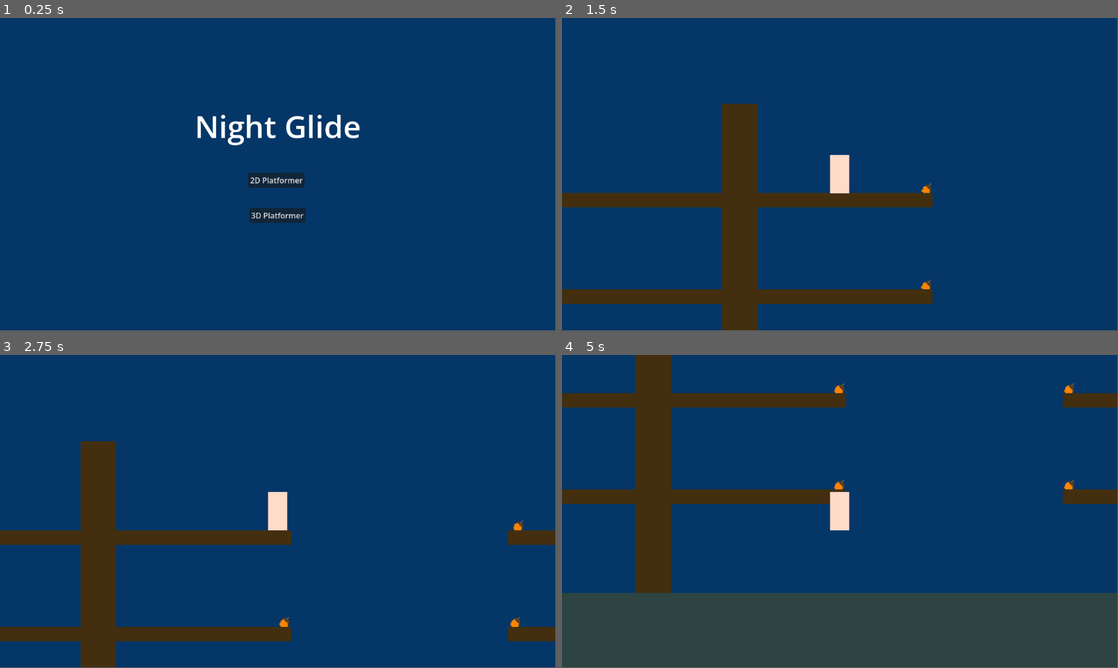
Above: before the commit, frames 1-4 (two rows, left to right).
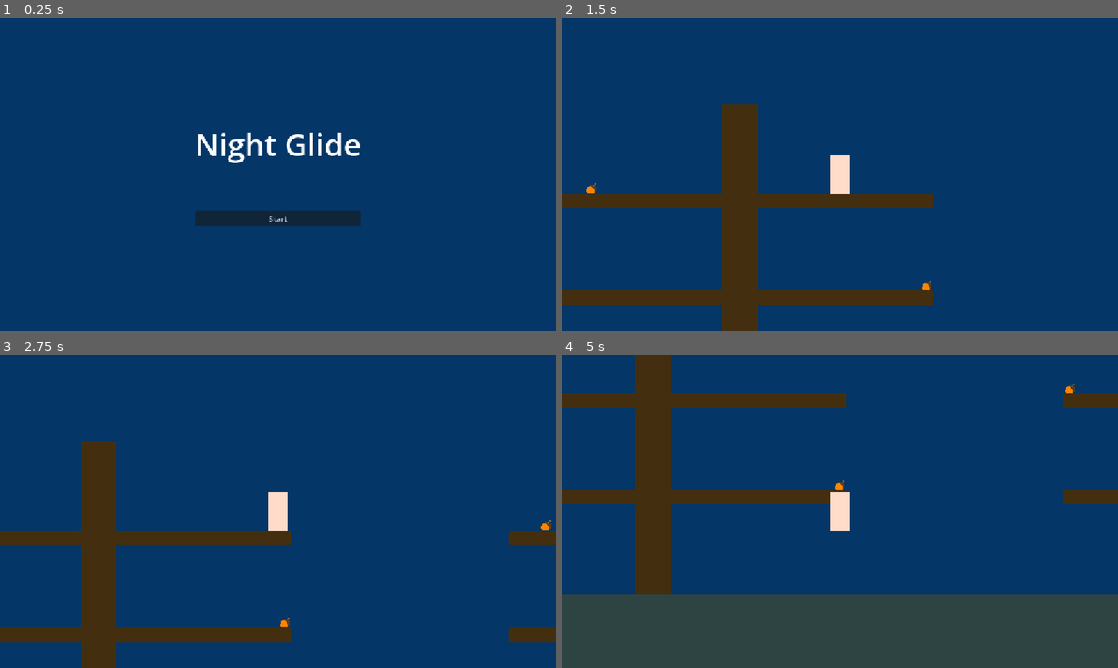
Above: after the commit, the same moments.

Repository: josephclaymiller/NightGlide
Game: Godot game, scene res://start_screen.tscn
Same seed, same stepped clock (60 frames per second), same inputs: the game is played once before the commit and once after it.
Inputs:
- Up to frame 1 (0.25 s): no input
- Up to frame 2 (1.5 s): click "2D Platformer" (after the commit: "Start") at 0.5 s; tap Enter (ui_accept) at 1.25 s; hold Right (ui_right) from 1.28 s (still down)
- Up to frame 3 (2.75 s): tap Space (jump) at 1.52, 2.27 s; release Right (ui_right) at 2.03 s; hold Down (ui_down) from 2.03 s (still down)
- Up to frame 4 (5 s): release Down (ui_down) at 2.78 s; hold Right (ui_right) 2.78-3.53 s; hold Up (ui_up) 3.53-4.28 s; tap Space (jump) at 3.77, 4.52 s; hold Left (ui_left) from 4.28 s (still down)
In our replay, the window is 799x449 before the commit and 800x450 after it. These sizes can differ from the game's own. Grey fills any space a smaller window leaves; there, only what the larger window draws over its background counts as a difference.

The runs differ from the first frame. In frame 1, 3.4% of the frame differs, in the area x 35-65%, y 30-67%; in frame 2, 1.0%; in frame 3, 0.7%; in frame 4, 1.0%.

Commit message:
full screen

Diff:
--- a/night-glide/2D_Platformer/Scenes/game_over_screen.tscn
+++ b/night-glide/2D_Platformer/Scenes/game_over_screen.tscn
@@ -8,34 +8,50 @@
 [node name="GameOverScreen" type="CanvasLayer" unique_id=2040107105]
 script = ExtResource("1_86qd0")
 
-[node name="Panel" type="Panel" parent="." unique_id=340478134]
-offset_right = 1150.0
-offset_bottom = 650.0
+[node name="Control" type="Control" parent="." unique_id=928901132]
+layout_mode = 3
+anchors_preset = 8
+anchor_left = 0.5
+anchor_top = 0.5
+anchor_right = 0.5
+anchor_bottom = 0.5
+offset_left = -20.0
+offset_top = -20.0
+offset_right = 20.0
+offset_bottom = 20.0
+grow_horizontal = 2
+grow_vertical = 2
 
-[node name="Label" type="Label" parent="Panel" unique_id=195184163]
-layout_mode = 0
-offset_left = 424.0
-offset_top = 206.0
-offset_right = 684.0
-offset_bottom = 273.0
+[node name="CenterContainer" type="CenterContainer" parent="Control" unique_id=137739318]
+layout_mode = 1
+anchors_preset = 8
+anchor_left = 0.5
+anchor_top = 0.5
+anchor_right = 0.5
+anchor_bottom = 0.5
+offset_left = -130.0
+offset_top = -68.5
+offset_right = 130.0
+offset_bottom = 68.5
+grow_horizontal = 2
+grow_vertical = 2
+
+[node name="VBoxContainer" type="VBoxContainer" parent="Control/CenterContainer" unique_id=189797714]
+layout_mode = 2
+alignment = 1
+
+[node name="Label" type="Label" parent="Control/CenterContainer/VBoxContainer" unique_id=195184163]
+layout_mode = 2
 text = "Game Over"
 label_settings = SubResource("LabelSettings_8ibnt")
 
-[node name="RestartButton" type="Button" parent="Panel" unique_id=1974647577]
-layout_mode = 0
-offset_left = 466.0
-offset_top = 288.0
-offset_right = 644.0
-offset_bottom = 319.0
-text = "Restart 2D Platformer"
+[node name="RestartButton" type="Button" parent="Control/CenterContainer/VBoxContainer" unique_id=1974647577]
+layout_mode = 2
+text = "Restart"
 
-[node name="MainMenuButton" type="Button" parent="Panel" unique_id=1984687884]
-layout_mode = 0
-offset_left = 502.0
-offset_top = 336.0
-offset_right = 598.0
-offset_bottom = 367.0
+[node name="MainMenuButton" type="Button" parent="Control/CenterContainer/VBoxContainer" unique_id=1984687884]
+layout_mode = 2
 text = "Main Menu"
 
-[connection signal="pressed" from="Panel/RestartButton" to="." method="_on_restart_button_pressed"]
-[connection signal="pressed" from="Panel/MainMenuButton" to="." method="_on_main_menu_button_pressed"]
+[connection signal="pressed" from="Control/CenterContainer/VBoxContainer/RestartButton" to="." method="_on_restart_button_pressed"]
+[connection signal="pressed" from="Control/CenterContainer/VBoxContainer/MainMenuButton" to="." method="_on_main_menu_button_pressed"]
--- a/night-glide/2D_Platformer/Scenes/level1.tscn
+++ b/night-glide/2D_Platformer/Scenes/level1.tscn
@@ -67,10 +67,10 @@
 [node name="Food" type="Node2D" parent="." unique_id=168113676]
 
 [node name="Acorn" parent="Food" unique_id=1317611850 instance=ExtResource("3_ky1pg")]
-position = Vector2(287, -185)
+position = Vector2(-409, -186)
 
 [node name="Acorn2" parent="Food" unique_id=1056195033 instance=ExtResource("3_ky1pg")]
-position = Vector2(286, 215)
+position = Vector2(-441, 215)
 
 [node name="Acorn3" parent="Food" unique_id=1208129300 instance=ExtResource("3_ky1pg")]
 position = Vector2(286, 15)
@@ -79,40 +79,70 @@
 position = Vector2(286, 415)
 
 [node name="Acorn5" parent="Food" unique_id=1899542975 instance=ExtResource("3_ky1pg")]
-position = Vector2(763, 415)
+position = Vector2(2637, 414)
 
 [node name="Acorn6" parent="Food" unique_id=274773002 instance=ExtResource("3_ky1pg")]
 position = Vector2(763, 215)
 
 [node name="Acorn7" parent="Food" unique_id=203208814 instance=ExtResource("3_ky1pg")]
-position = Vector2(771, -185)
+position = Vector2(827, -186)
 
 [node name="Acorn8" parent="Food" unique_id=444517840 instance=ExtResource("3_ky1pg")]
-position = Vector2(765, 15)
+position = Vector2(3909, 14)
 
 [node name="Acorn9" parent="Food" unique_id=1957341402 instance=ExtResource("3_ky1pg")]
 position = Vector2(1537, 415)
 
 [node name="Acorn10" parent="Food" unique_id=1636894054 instance=ExtResource("3_ky1pg")]
-position = Vector2(1534, 216)
+position = Vector2(2768, 214)
 
 [node name="Acorn11" parent="Food" unique_id=1378370556 instance=ExtResource("3_ky1pg")]
-position = Vector2(1535, 15)
+position = Vector2(1510, 15)
 
 [node name="Acorn12" parent="Food" unique_id=866276721 instance=ExtResource("3_ky1pg")]
-position = Vector2(1536, -185)
+position = Vector2(1468, -185)
 
 [node name="Acorn13" parent="Food" unique_id=36589464 instance=ExtResource("3_ky1pg")]
-position = Vector2(2015, -185)
+position = Vector2(2166, -185)
 
 [node name="Acorn14" parent="Food" unique_id=1196248805 instance=ExtResource("3_ky1pg")]
-position = Vector2(2015, 16)
+position = Vector2(2190, 14)
 
 [node name="Acorn15" parent="Food" unique_id=1482787945 instance=ExtResource("3_ky1pg")]
-position = Vector2(2015, 215)
+position = Vector2(3458, 415)
 
 [node name="Acorn16" parent="Food" unique_id=1017453081 instance=ExtResource("3_ky1pg")]
-position = Vector2(2015, 415)
+position = Vector2(2057, 415)
+
+[node name="Acorn17" parent="Food" unique_id=877296319 instance=ExtResource("3_ky1pg")]
+position = Vector2(3227, -191)
+
+[node name="Acorn18" parent="Food" unique_id=816111698 instance=ExtResource("3_ky1pg")]
+position = Vector2(4439, 413)
+
+[node name="Acorn19" parent="Food" unique_id=2120721658 instance=ExtResource("3_ky1pg")]
+position = Vector2(4989, 214)
+
+[node name="Acorn20" parent="Food" unique_id=1108935232 instance=ExtResource("3_ky1pg")]
+position = Vector2(4935, 13)
+
+[node name="Acorn21" parent="Food" unique_id=1995995201 instance=ExtResource("3_ky1pg")]
+position = Vector2(4591, -185)
+
+[node name="Acorn22" parent="Food" unique_id=311473301 instance=ExtResource("3_ky1pg")]
+position = Vector2(6035, 215)
+
+[node name="Acorn23" parent="Food" unique_id=1314548939 instance=ExtResource("3_ky1pg")]
+position = Vector2(6364, 414)
+
+[node name="Acorn24" parent="Food" unique_id=1249268156 instance=ExtResource("3_ky1pg")]
+position = Vector2(6524, 15)
+
+[node name="Acorn25" parent="Food" unique_id=788493276 instance=ExtResource("3_ky1pg")]
+position = Vector2(7559, -185)
+
+[node name="Acorn26" parent="Food" unique_id=757376287 instance=ExtResource("3_ky1pg")]
+position = Vector2(8091, 215)
 
 [node name="Enemies" type="Node2D" parent="." unique_id=1738845401]
 
@@ -123,22 +153,22 @@
 position = Vector2(-100, 1)
 
 [node name="Snake2" parent="Enemies" unique_id=1055858589 instance=ExtResource("7_w8i70")]
-position = Vector2(4790, 158)
+position = Vector2(4789, 158)
 
 [node name="Snake4" parent="Enemies" unique_id=809610324 instance=ExtResource("6_xonwm")]
 position = Vector2(6164, 153)
 
 [node name="Snake5" parent="Enemies" unique_id=1460758226 instance=ExtResource("6_xonwm")]
-position = Vector2(2396, 164)
+position = Vector2(2401, 164)
 
 [node name="Snake6" parent="Enemies" unique_id=993904104 instance=ExtResource("7_w8i70")]
-position = Vector2(6184, 354)
+position = Vector2(6173, 354)
 
 [node name="Snake7" parent="Enemies" unique_id=1047205245 instance=ExtResource("6_xonwm")]
-position = Vector2(3596, 558)
+position = Vector2(3599, 558)
 
 [node name="Snake8" parent="Enemies" unique_id=767686234 instance=ExtResource("7_w8i70")]
-position = Vector2(3605, -58)
+position = Vector2(3602, -56)
 
 [node name="Snake3" parent="Enemies" unique_id=1154196163 instance=ExtResource("7_w8i70")]
-position = Vector2(1154, -209)
+position = Vector2(1152, -209)
--- a/night-glide/project.godot
+++ b/night-glide/project.godot
@@ -15,6 +15,10 @@
 config/features=PackedStringArray("4.6", "Mobile")
 boot_splash/show_image=false
 config/icon="uid://bdhcdig2ebklb"
+
+[display]
+
+window/stretch/mode="canvas_items"
 
 [input]
 
--- a/night-glide/start_screen.tscn
+++ b/night-glide/start_screen.tscn
@@ -7,36 +7,61 @@
 
 [node name="StartScreen" type="Control" unique_id=1643294083]
 layout_mode = 3
-anchors_preset = 0
+anchors_preset = 15
+anchor_right = 1.0
+anchor_bottom = 1.0
+grow_horizontal = 2
+grow_vertical = 2
 script = ExtResource("1_ncxyx")
 
-[node name="Label" type="Label" parent="." unique_id=1722420677]
-layout_mode = 0
-offset_left = 404.0
-offset_top = 180.0
-offset_right = 748.0
-offset_bottom = 359.0
+[node name="Control" type="Control" parent="." unique_id=327574242]
+layout_mode = 1
+anchors_preset = 8
+anchor_left = 0.5
+anchor_top = 0.5
+anchor_right = 0.5
+anchor_bottom = 0.5
+offset_left = -20.0
+offset_top = -20.0
+offset_right = 20.0
+offset_bottom = 20.0
+grow_horizontal = 2
+grow_vertical = 2
+
+[node name="CenterContainer" type="CenterContainer" parent="Control" unique_id=713534443]
+layout_mode = 1
+anchors_preset = 8
+anchor_left = 0.5
+anchor_top = 0.5
+anchor_right = 0.5
+anchor_bottom = 0.5
+offset_left = -172.0
+offset_top = -107.0
+offset_right = 172.0
+offset_bottom = 107.0
+grow_horizontal = 2
+grow_vertical = 2
+
+[node name="VBoxContainer" type="VBoxContainer" parent="Control/CenterContainer" unique_id=1726569329]
+layout_mode = 2
+alignment = 1
+
+[node name="Label" type="Label" parent="Control/CenterContainer/VBoxContainer" unique_id=1722420677]
+layout_mode = 2
 text = "Night Glide
 "
 label_settings = SubResource("LabelSettings_hsg2v")
 horizontal_alignment = 1
 
-[node name="Button_2D_Platformer" type="Button" parent="." unique_id=607106049]
-layout_mode = 0
-offset_left = 515.0
-offset_top = 321.0
-offset_right = 632.0
-offset_bottom = 352.0
-text = "2D Platformer"
+[node name="Button_2D_Platformer" type="Button" parent="Control/CenterContainer/VBoxContainer" unique_id=607106049]
+layout_mode = 2
+text = "Start"
 
-[node name="Button_3D_Platformer" type="Button" parent="." unique_id=1517489309]
-layout_mode = 0
-offset_left = 517.0
-offset_top = 394.0
-offset_right = 634.0
-offset_bottom = 425.0
+[node name="Button_3D_Platformer" type="Button" parent="Control/CenterContainer/VBoxContainer" unique_id=1517489309]
+visible = false
+layout_mode = 2
 text = "3D Platformer
 "
 
-[connection signal="pressed" from="Button_2D_Platformer" to="." method="_on_button_2d_platformer_pressed"]
-[connection signal="pressed" from="Button_3D_Platformer" to="." method="_on_button_3d_platformer_pressed"]
+[connection signal="pressed" from="Control/CenterContainer/VBoxContainer/Button_2D_Platformer" to="." method="_on_button_2d_platformer_pressed"]
+[connection signal="pressed" from="Control/CenterContainer/VBoxContainer/Button_3D_Platformer" to="." method="_on_button_3d_platformer_pressed"]
